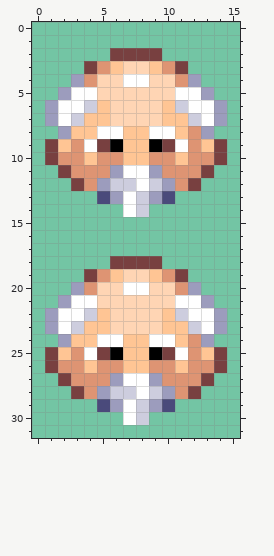
Edited in one commit: pixel-art sprite (graphics/frontier_pass/old_man_disguise_heads.png). Above: the version before the commit.
The file is 16x32 pixels. Colours within 5 levels of each other are drawn and written as one.
New version:
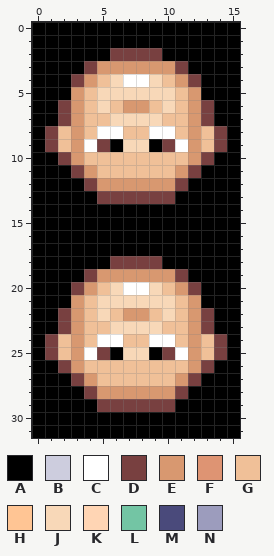
Palette (. is transparent): A #000000  B #cdcdde  C #ffffff  D #784040  E #d89870  F #de9473  G #f0c098  H #ffc594  J #f8d8b8  K #ffd5b4  L #73c5a4  M #4a4a7b  N #9c9cbd
Change:
Changed rows in their new state; - is an unchanged pixel.
first column x 0:
 0 AAAAAAAAAAAAAAAA
 1 AAAAAAAAAAAAAAAA
 2 AAAAAA----AAAAAA
 3 AAAA-EEEEEE-AAAA
 4 AAADEGJ--JGEDAAA
 5 AAAEGJJJJJJGEAAA
 6 AADEGJGEEGJGEDAA
 7 AADEGGJJJJGGEDAA
 8 ADGEG--GG--GEGDA
 9 A-GE---JJ---EG-A
10 AADEGGGGGGGGEDAA
11 AAADEGGGGGGEDAAA
12 AAAADEEEEEEDAAAA
13 AAAAADDDDDDAAAAA
14 AAAAAAAAAAAAAAAA
15 AAAAAAAAAAAAAAAA
16 AAAAAAAAAAAAAAAA
17 AAAAAAAAAAAAAAAA
18 AAAAAA----AAAAAA
19 AAAA-EEEEEE-AAAA
20 AAADEGJ--JGEDAAA
21 AAAEGJJJJJJGEAAA
22 AADEGJGEEGJGEDAA
23 AADEGGJJJJGGEDAA
24 ADGEG--GG--GEGDA
25 A-GE---JJ---EG-A
26 AADEGGGGGGGGEDAA
27 AAADEGGGGGGEDAAA
28 AAAADEEEEEEDAAAA
29 AAAAADDDDDDAAAAA
30 AAAAAAAAAAAAAAAA
31 AAAAAAAAAAAAAAAA
Pixel boxes of the changes (left, top, right, bottom) in both pictures:
changed: (32, 22, 240, 438)
